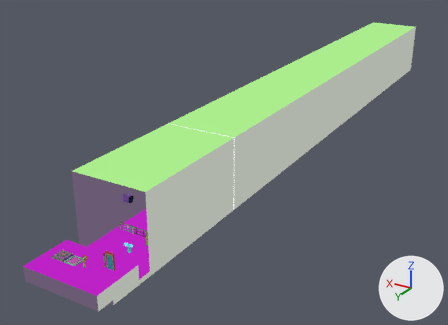
The glTF model assets/scenes/jam6scene1.glb, before and after one commit.
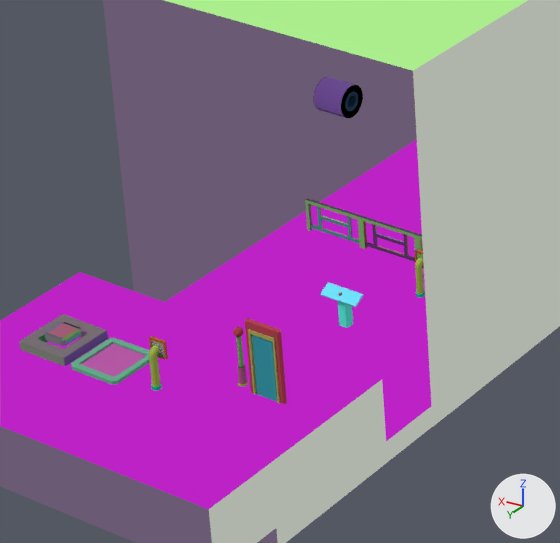
Each version is shown whole from a camera (50 mm lens) standing at (-366.0, 522.0, 336.0) and looking at (121.0, -291.0, -70.0), then close up on the part from 11% to 40% of the width and 54% to 94% of the height. Lighting does not change. The marker at lower right points along +X, +Y and +Z. Where no turn or scale is listed for an object, it has been applied to the vertices.

Before the edit, the objects in view are built like this:
```python
me_inert_fence = bpy.data.meshes.new('inert_fence')
me_inert_fence.from_pydata(...)  # 163 vertices, 374 faces; spans x -30.0..30.0, y 9.0..10.0, z 0.0..10.0
me_inert_fence.materials.append(mat_inert_fence)  # its picture is missing
me_pedestal = bpy.data.meshes.new('pedestal')
me_pedestal.from_pydata(...)  # 378 vertices, 744 faces; spans x -6.0..6.0, y -1.5..2.78, z 0.0..10.93
me_pedestal.materials.append(mat_pedestal)
me_pole = bpy.data.meshes.new('pole')
me_pole.from_pydata(...)  # 342 vertices, 676 faces; spans x -1.2..1.2, y -1.2..1.2, z 0.0..16.0
me_pole.materials.append(mat_pole)  # its picture is missing
ob_inert_fence = bpy.data.objects.new('inert_fence', me_inert_fence)
ob_inert_fence.location = (52.1, 9.3, -36.7)
ob_pedestal_1 = bpy.data.objects.new('pedestal', me_pedestal)
ob_pedestal_1.location = (40.6, 53.2, -37.3)
ob_pole = bpy.data.objects.new('pole', me_pole)
ob_pole.location = (18.6, 117.8, -13.4)
# also in view: 'RoomWalls_Colored' at (41.0, -419.0, 13.0); 'Cube (1)' at (41.0, 130.0, -22.0); 'signal_spitter (1)' at (35.0, 130.0, -7.0); 'block_tube' at (69.0, 127.0, -12.0); 'Cube' at (41.0, 109.0, -34.0)
```
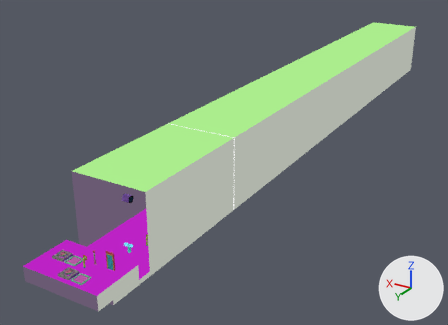
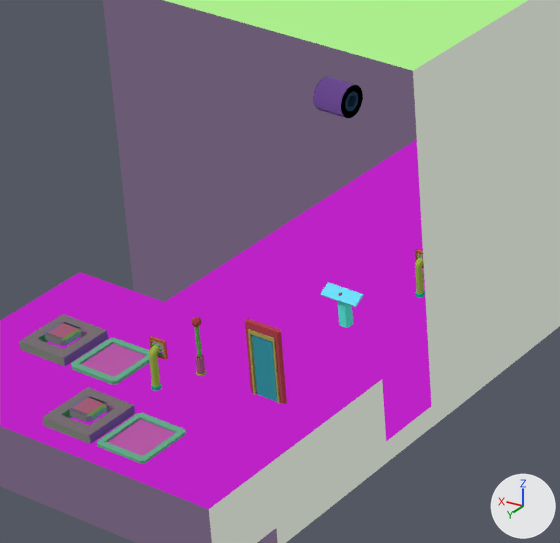
Patch to the scene script:
```diff
--- a/assets/scenes/jam6scene1.glb.py
+++ b/assets/scenes/jam6scene1.glb.py
@@ ob_pole @@
 ob_pole = bpy.data.objects.new('pole', me_pole)
-ob_pole.location = (18.6, 117.8, -13.4)
+ob_pole.location = (30.4, 119.5, -13.4)
@@ ob_inert_fence @@
 ob_inert_fence = bpy.data.objects.new('inert_fence', me_inert_fence)
-ob_inert_fence.location = (52.1, 9.3, -36.7)
+ob_inert_fence.location = (52.1, -62.4, -36.7)
@@ ob_charge_pad_001 @@
+ob_charge_pad_001 = bpy.data.objects.new('charge_pad.001', me_charge_pad)
+ob_charge_pad_001.parent = ob_pressure_plate_simple_001
+ob_charge_pad_001.location = (0.738, -0.0427, -0.0328)
@@ ob_pressure_plate_simple_001 @@
+ob_pressure_plate_simple_001 = bpy.data.objects.new('pressure_plate_simple.001', None)
+ob_pressure_plate_simple_001.location = (19.5, 148.5, -13.36)
+ob_pressure_plate_simple_001.scale = (5.0, 5.0, 5.0)
@@ ob_block_tube_001 @@
+ob_block_tube_001 = bpy.data.objects.new('block_tube.001', me_block_tube)
+ob_block_tube_001.parent = ob_pressure_plate_simple_001
+ob_block_tube_001.location = (4.0, 0.0, 0.0)
+ob_block_tube_001.scale = (3.0, 3.0, 0.5)
@@ ob_block_bevel_001 @@
+ob_block_bevel_001 = bpy.data.objects.new('block_bevel.001', me_block_bevel)
+ob_block_bevel_001.parent = ob_pressure_plate_simple_001
+ob_block_bevel_001.location = (4.0, 0.0, 0.4)
+ob_block_bevel_001.scale = (1.4, 1.4, 0.4)
```

Boxes (x1, y1, x2, y2) around the edits, measured in the close-ups (560 x 543 px):
'charge_pad.001', added: after (97, 413, 186, 464)
'block_tube.001', added: after (43, 387, 135, 444)
'inert_fence', moved (not visible afterwards): before (305, 198, 423, 262)
'pole', moved: before (233, 327, 248, 386); after (191, 317, 207, 376)
'block_bevel.001', added: after (69, 396, 107, 422)
